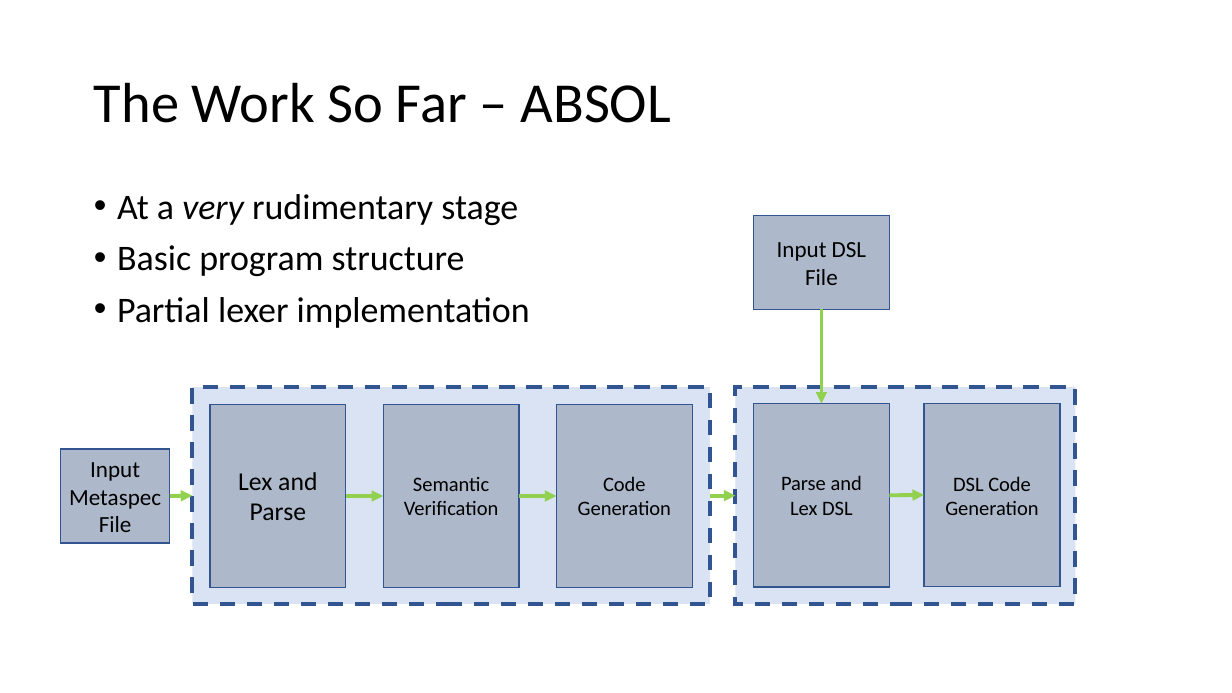
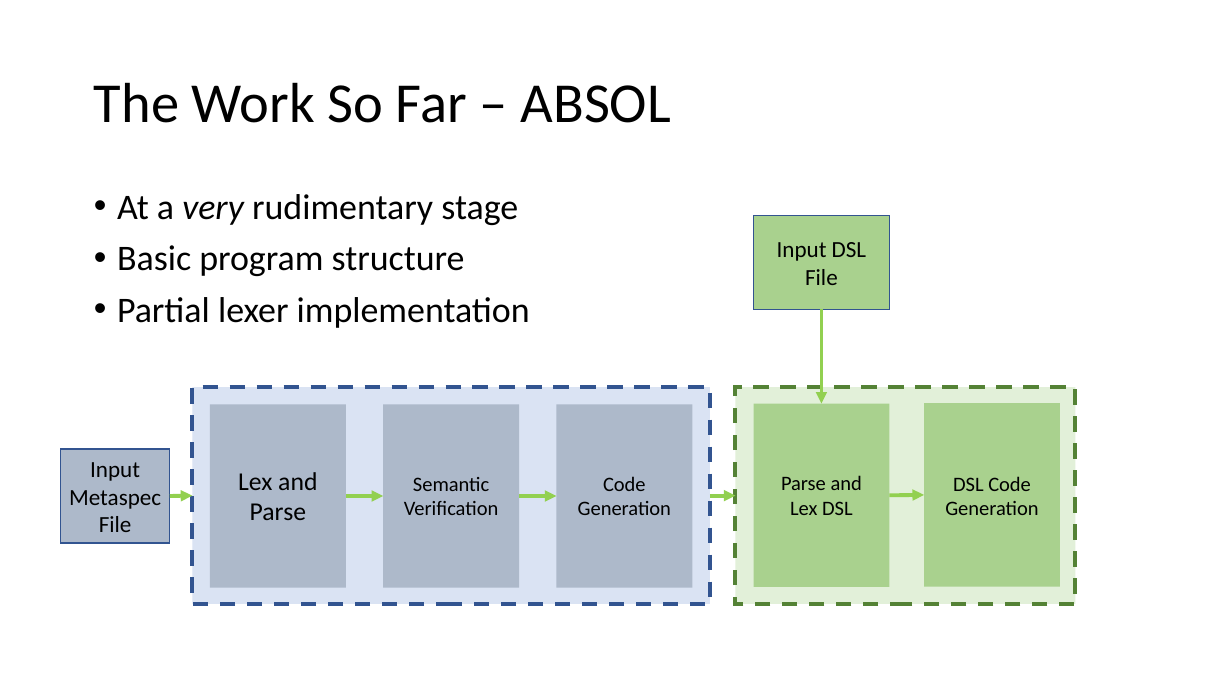
Before and after one commit to iamrecursion/absol, a slide deck: slide 19 of doc/demonstration_of_progress/ABSOL.pptx (slide 8 before the commit). Drawn at 1232x693 pixels with LibreOffice and Linux fonts; fonts in the diff are those of the drawing; background and template pictures are left out. Boxes give left, top, right and bottom in pixels: in the first picture for what was removed or moved away, otherwise in the second. Text is boxed around its words. In the diff, an @@ line names an element or a change of style, - is before the commit and + after.

```diff
--- a/doc/demonstration_of_progress/ABSOL.pptx
+++ b/doc/demonstration_of_progress/ABSOL.pptx
@@ rectangle at box(754, 215, 890, 310): fill #ADB9CA to #A9D18E @@
@@ rectangle at box(736, 387, 1076, 604): fill #DAE3F3 to #E2F0D9; outline #325491 3 pt dashed to #548235 3 pt dashed @@
@@ outline #325491 1 pt to none in 3 elements at box(210, 405, 346, 588), box(384, 405, 519, 588), box(556, 405, 692, 588) @@
@@ rectangle at box(754, 404, 890, 587): fill #ADB9CA to #A9D18E; outline #325491 1 pt to none @@
@@ rectangle at box(924, 403, 1060, 586): fill #ADB9CA to #A9D18E; outline #325491 1 pt to none @@
```
Also in this commit, not shown: 2 other slides changed, 12 slides added, 3 other files.
